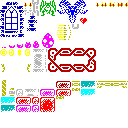
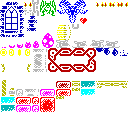
Revision of a layered 128 x 128 image; what changed, layer by layer:
painted on "Background" over [56, 40, 128, 56]
